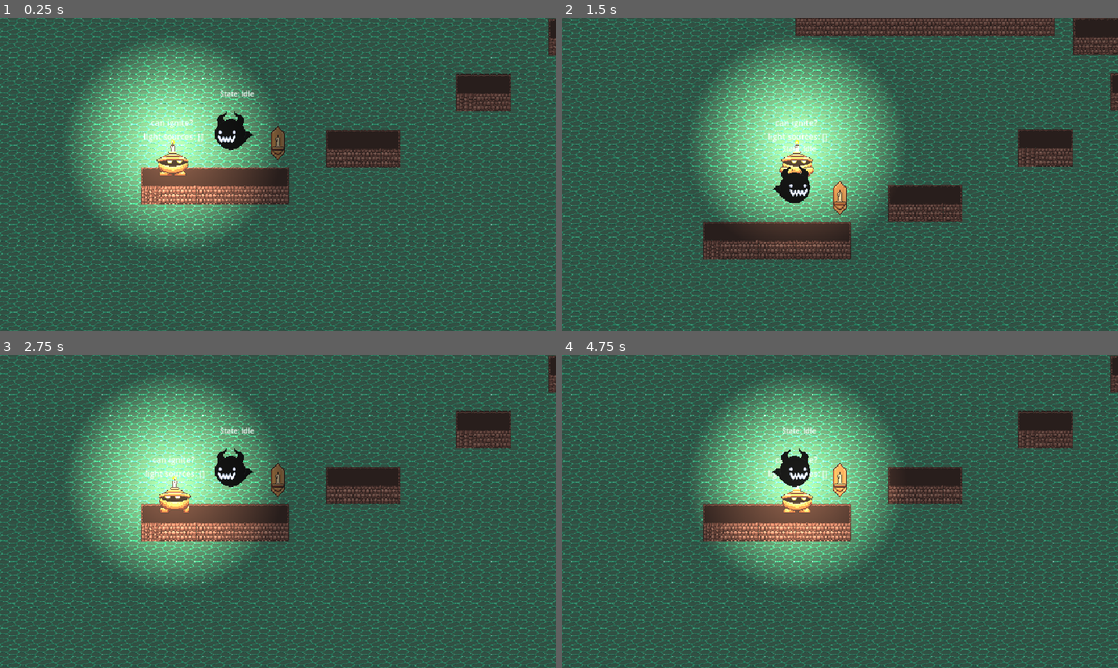
Above: before the commit, frames 1-4 (two rows, left to right).
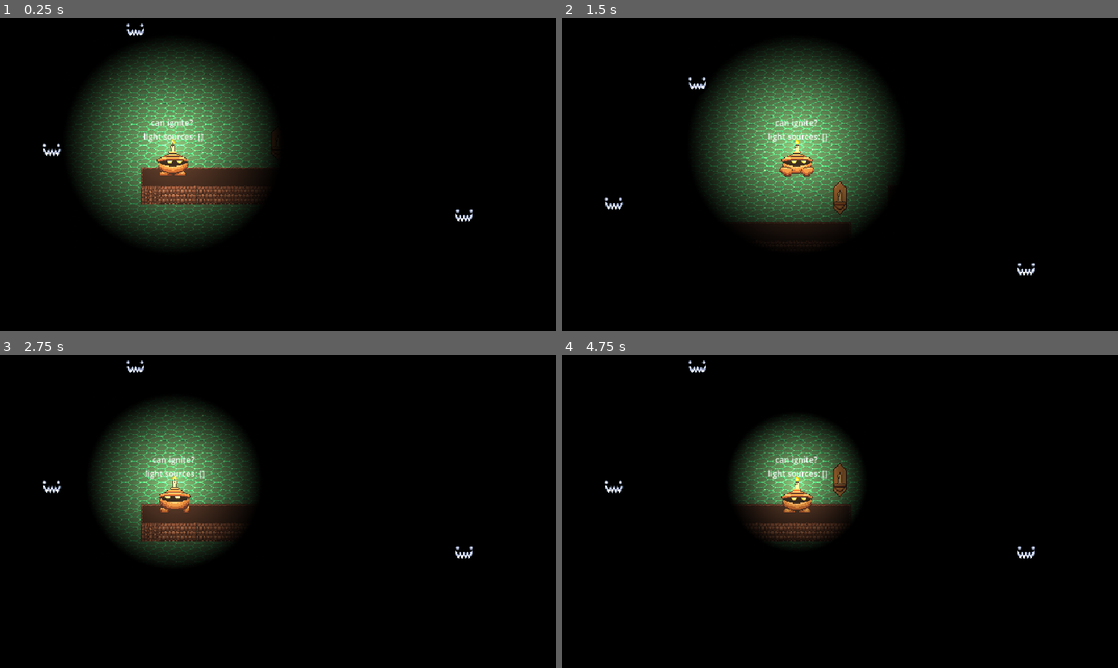
Above: after the commit, the same moments.

Repository: Clique33/Indie-Game-Clinic-2026
Game: Godot game, scene res://tests/test.tscn
The game is run twice, just before and just after one commit, with the same random seed, the same clock (stepped at 60 frames per second) and the same inputs.
Inputs (mouse positions are in pixels of both pictures, inside the frame that each line leads up to):
- Up to frame 1 (0.25 s): no input
- Up to frame 2 (1.5 s): tap Enter (turn_on) at 0.5, 0.6 s; move the mouse to (962, 158) at 0.52 s; hold D (walk_right) 0.53-1.25 s; click (962, 158) at 0.67 s; tap Space (jump) at 0.77 s; drag from (728, 190) to (795, 143) at 1.27 s
- Up to frame 3 (2.75 s): move the mouse to (333, 442) at 2.02 s; hold A (walk_left) from 2.03 s (still down); tap Enter (turn_on) at 2.1 s
- Up to frame 4 (4.75 s): release A (walk_left) at 2.75 s; drag from (812, 574) to (734, 480) at 2.77 s; move the mouse to (1006, 558) at 3.52 s; hold D (walk_right) 3.53-4.25 s; tap Delete at 3.6 s; tap Space (jump) at 3.77 s; tap Enter (turn_on) at 3.8 s; drag from (673, 464) to (795, 545) at 4.27 s

The runs differ from the first frame. In frame 1, 100% of the frame differs, in the area x 0-100%, y 0-100%; in frame 2, 100%; in frame 3, 100%; in frame 4, 100%.

Commit message:
enemy attacks. added new animations

Diff:
--- a/indie-game-clinic-2026/entities/enemies/enemy.gd
+++ b/indie-game-clinic-2026/entities/enemies/enemy.gd
@@ -13,9 +13,12 @@
 
 
 @export var player : Player
+@export_category("Speeds")
 @export var back_to_idle_speed : float = 200
-@export var attack_speed : float = 200
+@export var attack_speed : float = 400
 @export var run_away_speed : float = 200
+@export var stalk_speed : float = 200
+@export var stalk_distance : float = 100
 
 
 var initial_position : Vector2
@@ -57,6 +60,10 @@
 				) < 90
 
 
+func player_is_vulnerable() -> void:
+	state_machine_player.set_trigger("player_is_vulnerable")
+
+
 func run_away_from(danger : Lamp) -> void:
 	state_machine_player.set_trigger("light_within_range")
 	direction_vector = danger.global_position.direction_to(global_position)
@@ -65,6 +72,21 @@
 
 func stop_running_away_from(_danger : Lamp) -> void:
 	state_machine_player.set_trigger("light_out_of_range")
+
+
+func attack_player() -> void:
+	direction_vector = global_position.direction_to(player.global_position)
+	current_speed = attack_speed
+	print("atacking")
+
+
+func stalk_player() -> void:
+	state_machine_player.set_trigger("player_is_dimming")
+
+
+func stop_movement() -> void:
+	current_speed = 0
+	direction_vector = Vector2.ZERO
 
 
 func look_to(right : bool) -> void:
@@ -82,3 +104,4 @@
 func _on_hit_box_body_entered(body: Node2D) -> void:
 	if body is Player:
 		killed_player.emit()
+		state_machine_player.set_trigger("player_is_dead")
--- a/indie-game-clinic-2026/entities/enemies/enemy.tscn
+++ b/indie-game-clinic-2026/entities/enemies/enemy.tscn
@@ -175,12 +175,12 @@
 radius = 25.019993
 
 [sub_resource type="CircleShape2D" id="CircleShape2D_msovg"]
-radius = 6.0
+radius = 2.236068
 
 [sub_resource type="Resource" id="Resource_nrfwl"]
 script = ExtResource("6_sb13e")
 name = "Entry"
-metadata/graph_offset = Vector2(461, 222.5)
+metadata/graph_offset = Vector2(221, 302.5)
 
 [sub_resource type="Resource" id="Resource_5xow2"]
 script = ExtResource("6_sb13e")
@@ -190,18 +190,13 @@
 [sub_resource type="Resource" id="Resource_xmuku"]
 script = ExtResource("6_sb13e")
 name = "RunningAway"
-metadata/graph_offset = Vector2(683, 142.5)
+metadata/graph_offset = Vector2(883, 102.5)
 
 [sub_resource type="Resource" id="Resource_2ggct"]
 script = ExtResource("6_sb13e")
 name = "Attacking"
 metadata/graph_offset = Vector2(697.5, 302.5)
 
-[sub_resource type="Resource" id="Resource_wy1il"]
-script = ExtResource("6_sb13e")
-name = "KeepingDistance"
-metadata/graph_offset = Vector2(433.5, 302.5)
-
 [sub_resource type="Resource" id="Resource_53k0f"]
 script = ExtResource("6_sb13e")
 name = "GoingBackToIdle"
@@ -212,6 +207,16 @@
 name = "PlayerBecameVulnerable"
 metadata/graph_offset = Vector2(147.5, 142.5)
 
+[sub_resource type="Resource" id="Resource_wy1il"]
+script = ExtResource("6_sb13e")
+name = "Stalking"
+metadata/graph_offset = Vector2(461, 302.5)
+
+[sub_resource type="Resource" id="Resource_pbvo2"]
+script = ExtResource("6_sb13e")
+name = "PlayerDead"
+metadata/graph_offset = Vector2(907.5, 302.5)
+
 [sub_resource type="Resource" id="Resource_u01qb"]
 script = ExtResource("7_3udgd")
 from = "Entry"
@@ -241,6 +246,18 @@
 "player_is_dimming": SubResource("Resource_56i32")
 }
 
+[sub_resource type="Resource" id="Resource_rag6w"]
+script = ExtResource("8_vabdn")
+name = "player_is_vulnerable"
+
+[sub_resource type="Resource" id="Resource_tqj2o"]
+script = ExtResource("7_3udgd")
+from = "Idle"
+to = "Attacking"
+conditions = {
+"player_is_vulnerable": SubResource("Resource_rag6w")
+}
+
 [sub_resource type="Resource" id="Resource_ku6gj"]
 script = ExtResource("8_vabdn")
 name = "light_out_of_range"
@@ -289,46 +306,10 @@
 "light_within_range": SubResource("Resource_712qu")
 }
 
-[sub_resource type="Resource" id="Resource_rag6w"]
-script = ExtResource("8_vabdn")
-name = "player_is_vulnerable"
-
-[sub_resource type="Resource" id="Resource_ftsks"]
-script = ExtResource("7_3udgd")
-from = "KeepingDistance"
-to = "Attacking"
-conditions = {
-"player_is_vulnerable": SubResource("Resource_rag6w")
-}
-
-[sub_resource type="Resource" id="Resource_dec5i"]
-script = ExtResource("8_vabdn")
-name = "light_within_range"
-
-[sub_resource type="Resource" id="Resource_0j0it"]
-script = ExtResource("7_3udgd")
-from = "KeepingDistance"
-to = "RunningAway"
-conditions = {
-"light_within_range": SubResource("Resource_dec5i")
-}
-
 [sub_resource type="Resource" id="Resource_lmmiu"]
 script = ExtResource("7_3udgd")
 from = "PlayerBecameVulnerable"
-to = "KeepingDistance"
-
-[sub_resource type="Resource" id="Resource_vkm0h"]
-script = ExtResource("8_vabdn")
-name = "player_is_dimming"
-
-[sub_resource type="Resource" id="Resource_llg7d"]
-script = ExtResource("7_3udgd")
-from = "Attacking"
-to = "KeepingDistance"
-conditions = {
-"player_is_dimming": SubResource("Resource_vkm0h")
-}
+to = "Stalking"
 
 [sub_resource type="Resource" id="Resource_nkaw1"]
 script = ExtResource("8_vabdn")
@@ -340,6 +321,54 @@
 to = "RunningAway"
 conditions = {
 "light_within_range": SubResource("Resource_nkaw1")
+}
+
+[sub_resource type="Resource" id="Resource_vkm0h"]
+script = ExtResource("8_vabdn")
+name = "player_is_dimming"
+
+[sub_resource type="Resource" id="Resource_llg7d"]
+script = ExtResource("7_3udgd")
+from = "Attacking"
+to = "Stalking"
+conditions = {
+"player_is_dimming": SubResource("Resource_vkm0h")
+}
+
+[sub_resource type="Resource" id="Resource_5ltra"]
+script = ExtResource("8_vabdn")
+name = "player_is_dead"
+
+[sub_resource type="Resource" id="Resource_t287r"]
+script = ExtResource("7_3udgd")
+from = "Attacking"
+to = "PlayerDead"
+conditions = {
+"player_is_dead": SubResource("Resource_5ltra")
+}
+
+[sub_resource type="Resource" id="Resource_atxrh"]
+script = ExtResource("8_vabdn")
+name = "player_is_vulnerable"
+
+[sub_resource type="Resource" id="Resource_ftsks"]
+script = ExtResource("7_3udgd")
+from = "Stalking"
+to = "Attacking"
+conditions = {
+"player_is_vulnerable": SubResource("Resource_atxrh")
+}
+
+[sub_resource type="Resource" id="Resource_dec5i"]
+script = ExtResource("8_vabdn")
+name = "light_within_range"
+
+[sub_resource type="Resource" id="Resource_0j0it"]
+script = ExtResource("7_3udgd")
+from = "Stalking"
+to = "RunningAway"
+conditions = {
+"light_within_range": SubResource("Resource_dec5i")
 }
 
 [sub_resource type="Resource" id="Resource_2k7wq"]
@@ -349,14 +378,16 @@
 "Entry": SubResource("Resource_nrfwl"),
 "GoingBackToIdle": SubResource("Resource_53k0f"),
 "Idle": SubResource("Resource_5xow2"),
-"KeepingDistance": SubResource("Resource_wy1il"),
 "PlayerBecameVulnerable": SubResource("Resource_gj3y3"),
-"RunningAway": SubResource("Resource_xmuku")
+"PlayerDead": SubResource("Resource_pbvo2"),
+"RunningAway": SubResource("Resource_xmuku"),
+"Stalking": SubResource("Resource_wy1il")
 }
 transitions = {
 "Attacking": {
-"KeepingDistance": SubResource("Resource_llg7d"),
-"RunningAway": SubResource("Resource_6fcqh")
+"PlayerDead": SubResource("Resource_t287r"),
+"RunningAway": SubResource("Resource_6fcqh"),
+"Stalking": SubResource("Resource_llg7d")
 },
 "Entry": {
 "Idle": SubResource("Resource_u01qb")
@@ -367,18 +398,19 @@
 "RunningAway": SubResource("Resource_6ak4d")
 },
 "Idle": {
+"Attacking": SubResource("Resource_tqj2o"),
 "PlayerBecameVulnerable": SubResource("Resource_sb13e"),
 "RunningAway": SubResource("Resource_bjdlj")
 },
-"KeepingDistance": {
-"Attacking": SubResource("Resource_ftsks"),
-"RunningAway": SubResource("Resource_0j0it")
-},
 "PlayerBecameVulnerable": {
-"KeepingDistance": SubResource("Resource_lmmiu")
+"Stalking": SubResource("Resource_lmmiu")
 },
 "RunningAway": {
 "GoingBackToIdle": SubResource("Resource_8edke")
+},
+"Stalking": {
+"Attacking": SubResource("Resource_ftsks"),
+"RunningAway": SubResource("Resource_0j0it")
 }
 }
 
--- a/indie-game-clinic-2026/entities/enemies/state_machines/state_machine_manager.gd
+++ b/indie-game-clinic-2026/entities/enemies/state_machines/state_machine_manager.gd
@@ -14,6 +14,8 @@
 		"GoingBackToIdle":
 			parent.direction_vector = parent.global_position.direction_to(parent.initial_position)
 			parent.current_speed = parent.back_to_idle_speed
+		"PlayerDead":
+			parent.player.died()
 
 
 func _on_state_machine_player_updated(state: Variant, _delta: Variant) -> void:
@@ -23,3 +25,13 @@
 				parent.global_position = parent.initial_position
 				parent.direction_vector = Vector2.ZERO
 				state_machine_player.set_trigger("back_to_initial_pos")
+
+		"Attacking":
+			parent.attack_player()
+
+		"PlayerDead":
+			if abs(parent.player.global_position.distance_to(parent.global_position)) > 10:
+				print("state machine")
+				parent.attack_player()
+			else:
+				parent.stop_movement()
--- a/indie-game-clinic-2026/entities/flame.gd
+++ b/indie-game-clinic-2026/entities/flame.gd
@@ -8,7 +8,7 @@
 		intensity = value
 		if flame_light:
 			flame_light.energy = value
-@export var light_radius_scale : float = 1:
+@export var light_radius_scale : float = 1.5:
 	set(value):
 		light_radius_scale = value
 		if flame_light:
@@ -31,6 +31,7 @@
 
 func _ready() -> void:
 	flame_light.energy = intensity
+	flame_light.texture_scale = light_radius_scale
 	if get_parent() is Player:
 		is_attached = true
 		flame_sprite.visible = false
--- a/indie-game-clinic-2026/entities/lamps/fully_dim_light.gd
+++ b/indie-game-clinic-2026/entities/lamps/fully_dim_light.gd
@@ -2,5 +2,28 @@
 class_name LightDimmer
 
 
+signal percentage_passed(current_percentage : float)
+
+
+@export_range(0.01,1.0,0.01) var percentage_to_signal : float = 0.1
+
+
+var _last_percentage_hit : float = 1
+
+
+func _ready() -> void:
+	one_shot = true
+
+
+func _process(_delta: float) -> void:
+	if get_percentage_passed() >= _last_percentage_hit*percentage_to_signal:
+		percentage_passed.emit(_last_percentage_hit*percentage_to_signal)
+		_last_percentage_hit += 1
+
+
 func get_percentage_till_finished() -> float:
 	return time_left/wait_time
+
+
+func get_percentage_passed() -> float:
+	return 1 - (time_left/wait_time)
--- a/indie-game-clinic-2026/entities/lamps/lamp.tscn
+++ b/indie-game-clinic-2026/entities/lamps/lamp.tscn
@@ -206,11 +206,9 @@
 color = Color(1, 0.92266667, 0.71000004, 1)
 energy = 0.0
 texture = ExtResource("2_0y5yf")
-texture_scale = 0.75
 
 [node name="LightDimmer" type="Timer" parent="." unique_id=998509370]
 wait_time = 5.0
-one_shot = true
 script = ExtResource("7_skrkg")
 
 [node name="SoundEffects" type="Node" parent="." unique_id=233126082]
--- a/indie-game-clinic-2026/entities/player/player.gd
+++ b/indie-game-clinic-2026/entities/player/player.gd
@@ -2,10 +2,25 @@
 class_name Player
 
 
-var flame_sprite: Flame
-var light_sources_in_range : Array[Lamp] = []
+signal player_is_vulnerable
+signal player_is_dimming
 
 
+@export var time_to_fully_dim : float = 15
+
+
+var flame_sprite: Flame:
+	set(value):
+		flame_sprite = value
+		if not flame_sprite:
+			vulnerable_light.visible = true
+		else:
+			vulnerable_light.visible = false
+var light_sources_in_range : Array[Lamp] = []
+var _is_dead : bool = false
+
+
+@onready var vulnerable_light: PointLight2D = $VulnerableLight
 @onready var base_sprite: AnimatedSprite2D = $BaseSprite
 @onready var movement_component: MovementComponent = $MovementComponent
 @onready var flame_spawner_component: FlameSpawnerComponent = $FlameSpawnerComponent
@@ -14,20 +29,33 @@
 @onready var footsteps_player: AudioStreamPlayer2D = $SfxPlayers/FootstepsPlayer
 @onready var jump_player: AudioStreamPlayer2D = $SfxPlayers/JumpPlayer
 @onready var land_player: AudioStreamPlayer2D = $SfxPlayers/LandPlayer
+@onready var light_dimmer: LightDimmer = $LightDimmer
 
 
 func _ready() -> void:
 	if has_node("FlameSprite"):
 		flame_sprite = get_node("FlameSprite")
 	else:
-		flame_sprite = flame_spawner_component.spawn_flame(0.5,Color.WHITE)
+		flame_sprite = flame_spawner_component.spawn_flame(1.5,Color.WHITE)
+		if flame_sprite:
+			light_dimmer.start(time_to_fully_dim)
 
 
 func _physics_process(_delta: float) -> void:
+	if _is_dead:
+		return
 	handle_light_lamps()
 	handle_shoot_flame()
 	handle_spawn_flame()
+	if not flame_sprite:
+		player_is_vulnerable.emit()
 
+
+func died():
+	_is_dead = true
+	movement_component.enabled = false
+	await get_tree().create_timer(3).timeout
+	get_tree().reload_current_scene()
 
 func handle_light_lamps() -> void:
 	if light_sources_in_range.is_empty():
@@ -54,7 +82,9 @@
 	if Input.is_action_just_released("turn_on"):
 		if not are_there_any_light_sources_lit():
 			return
-		flame_sprite = flame_spawner_component.spawn_flame(0.5)
+		flame_sprite = flame_spawner_component.spawn_flame(1.5)
+		if flame_sprite:
+			light_dimmer.start(time_to_fully_dim)
 
 
 func are_there_any_light_sources_lit() -> bool:
@@ -110,3 +140,16 @@
 			match base_sprite.frame:
 				2,7:
 					footsteps_player.play()
+
+
+func _on_light_dimmer_timeout() -> void:
+	flame_sprite.queue_free()
+	flame_sprite = null
+
+
+func _on_light_dimmer_percentage_passed(current_percentage: float) -> void:
+	if not flame_sprite:
+		return
+	if current_percentage > 0.5:
+		player_is_dimming.emit()
+	flame_sprite.light_radius_scale *= (1-light_dimmer.percentage_to_signal)
--- a/indie-game-clinic-2026/entities/player/player.tscn
+++ b/indie-game-clinic-2026/entities/player/player.tscn
@@ -1,6 +1,7 @@
 [gd_scene format=3 uid="uid://bmebh8syonlju"]
 
 [ext_resource type="Script" uid="uid://3kdqoyoxpkxw" path="res://entities/player/player.gd" id="1_4flbx"]
+[ext_resource type="Script" uid="uid://e4l1vg2cslja" path="res://entities/lamps/fully_dim_light.gd" id="2_7thud"]
 [ext_resource type="PackedScene" uid="uid://cwcjmyhf5cm3f" path="res://systems/components/movement/movement_component.tscn" id="2_qiwj3"]
 [ext_resource type="Texture2D" uid="uid://bmy1gsdo3w68s" path="res://assets/art/player/idle.png" id="4_fkugw"]
 [ext_resource type="Texture2D" uid="uid://dn8ot1ewfygaj" path="res://assets/art/player/jump.png" id="5_8fjmc"]
@@ -10,6 +11,7 @@
 [ext_resource type="AudioStream" uid="uid://d248ns60a2hvr" path="res://assets/sfx/gabriel/steps.wav" id="8_26q78"]
 [ext_resource type="AudioStream" uid="uid://cu01gjucxuj3g" path="res://assets/sfx/gabriel/jump.wav" id="9_bectd"]
 [ext_resource type="AudioStream" uid="uid://bdb84q7sy1lng" path="res://assets/sfx/gabriel/land.wav" id="10_wvtmh"]
+[ext_resource type="Texture2D" uid="uid://b0gsv0wcf37ir" path="res://assets/neutral_point_light.webp" id="12_a1qjk"]
 
 [sub_resource type="AtlasTexture" id="AtlasTexture_eyb6c"]
 atlas = ExtResource("6_8fjmc")
@@ -221,6 +223,11 @@
 [node name="Player" type="CharacterBody2D" unique_id=1459404749]
 z_index = 2
 script = ExtResource("1_4flbx")
+
+[node name="LightDimmer" type="Timer" parent="." unique_id=40296860]
+script = ExtResource("2_7thud")
+percentage_to_signal = 0.2
+metadata/_custom_type_script = "uid://e4l1vg2cslja"
 
 [node name="MovementComponent" parent="." unique_id=1526532134 instance=ExtResource("2_qiwj3")]
 
@@ -307,6 +314,14 @@
 volume_db = 10.0
 pitch_scale = 0.5
 
+[node name="VulnerableLight" type="PointLight2D" parent="." unique_id=1678073926]
+visible = false
+position = Vector2(0, -19)
+texture = ExtResource("12_a1qjk")
+texture_scale = 0.3
+
+[connection signal="percentage_passed" from="LightDimmer" to="." method="_on_light_dimmer_percentage_passed"]
+[connection signal="timeout" from="LightDimmer" to="." method="_on_light_dimmer_timeout"]
 [connection signal="changed_facing" from="MovementComponent" to="." method="_on_movement_component_changed_facing"]
 [connection signal="changed_state" from="MovementComponent" to="." method="_on_movement_component_changed_state"]
 [connection signal="landed" from="MovementComponent" to="." method="_on_landed"]
--- a/indie-game-clinic-2026/systems/components/flame_spawner_component.gd
+++ b/indie-game-clinic-2026/systems/components/flame_spawner_component.gd
@@ -1,5 +1,6 @@
 extends Component
 class_name FlameSpawnerComponent
+
 
 @export var parent_node : Node
 @export var spawn_at_position : Marker2D
--- a/indie-game-clinic-2026/systems/components/movement/movement_component.gd
+++ b/indie-game-clinic-2026/systems/components/movement/movement_component.gd
@@ -10,6 +10,7 @@
 signal landed
 
 
+@export var enabled : bool = true
 @export var speed : float = 150.0
 @export var jump_velocity : float = -500
 
@@ -24,6 +25,8 @@
 
 
 func _physics_process(delta: float) -> void:
+	if not enabled:
+		return
 	handle_gravity(delta)
 	handle_jump()
 	handle_walk()
--- a/indie-game-clinic-2026/tests/enemies.gd
+++ b/indie-game-clinic-2026/tests/enemies.gd
@@ -1,9 +1,15 @@
 extends Node2D
 
 
+@export var player : Player
 
-# Called every frame. 'delta' is the elapsed time since the previous frame.
-func connect_lamps_to_enemies(lamps_parent : Node2D) -> void:
-	for enemy in get_children():
-		for lamp in lamps_parent.get_children():
-			pass
+
+func _ready() -> void:
+	if player:
+		connect_lamps_to_enemies()
+
+
+func connect_lamps_to_enemies() -> void:
+	for enemy : Enemy in get_children():
+		player.player_is_vulnerable.connect(enemy.player_is_vulnerable)
+		player.player_is_dimming.connect(enemy.stalk_player)
--- a/indie-game-clinic-2026/tests/test.gd
+++ b/indie-game-clinic-2026/tests/test.gd
@@ -2,8 +2,4 @@
 
 
 @onready var enemies: Node2D = $Enemies
-@onready var lamps: Node2D = $Lamps
-
-
-func _ready() -> void:
-	enemies.connect_lamps_to_enemies(lamps)
+@onready var player: Player = $Player
--- a/indie-game-clinic-2026/tests/test.tscn
+++ b/indie-game-clinic-2026/tests/test.tscn
@@ -17,6 +17,7 @@
 
 [node name="Player" parent="." unique_id=1459404749 instance=ExtResource("1_yggfj")]
 position = Vector2(48.802, 623.529)
+time_to_fully_dim = 8.0
 
 [node name="Camera2D" type="Camera2D" parent="Player" unique_id=326535728]
 limit_left = -250
@@ -25,19 +26,49 @@
 drag_horizontal_enabled = true
 drag_horizontal_offset = 0.1
 
-[node name="Enemies" type="Node2D" parent="." unique_id=821393978]
+[node name="Enemies" type="Node2D" parent="." unique_id=821393978 node_paths=PackedStringArray("player")]
 script = ExtResource("4_mm0ke")
+player = NodePath("../Player")
 
 [node name="Enemy" parent="Enemies" unique_id=785337415 node_paths=PackedStringArray("player") instance=ExtResource("5_uofsi")]
 z_index = 3
-position = Vector2(150.0127, 568.4103)
+position = Vector2(-24.294312, 384.24365)
+player = NodePath("../../Player")
+
+[node name="Enemy2" parent="Enemies" unique_id=109796140 node_paths=PackedStringArray("player") instance=ExtResource("5_uofsi")]
+z_index = 3
+position = Vector2(-278.50714, 142.5846)
+player = NodePath("../../Player")
+
+[node name="Enemy3" parent="Enemies" unique_id=997050176 node_paths=PackedStringArray("player") instance=ExtResource("5_uofsi")]
+z_index = 3
+position = Vector2(559.4535, 704.36346)
+player = NodePath("../../Player")
+
+[node name="Enemy4" parent="Enemies" unique_id=596672549 node_paths=PackedStringArray("player") instance=ExtResource("5_uofsi")]
+z_index = 3
+position = Vector2(854.4658, 39.01648)
+player = NodePath("../../Player")
+
+[node name="Enemy5" parent="Enemies" unique_id=1270422149 node_paths=PackedStringArray("player") instance=ExtResource("5_uofsi")]
+z_index = 3
+position = Vector2(211.08789, 164.55365)
+player = NodePath("../../Player")
+
+[node name="Enemy6" parent="Enemies" unique_id=1402066924 node_paths=PackedStringArray("player") instance=ExtResource("5_uofsi")]
+z_index = 3
+position = Vector2(-168.66211, 591.37994)
+player = NodePath("../../Player")
+
+[node name="Enemy7" parent="Enemies" unique_id=1461293684 node_paths=PackedStringArray("player") instance=ExtResource("5_uofsi")]
+z_index = 3
+position = Vector2(35.335815, -26.890564)
 player = NodePath("../../Player")
 
 [node name="DirectionalLight2D" type="DirectionalLight2D" parent="." unique_id=2140322039]
 energy = 0.0
 
 [node name="CanvasModulate" type="CanvasModulate" parent="." unique_id=78310192]
-visible = false
 color = Color(0, 0, 0, 1)
 
 [node name="Bonfire" parent="." unique_id=956425402 instance=ExtResource("4_ry45r")]
Not shown, added: libresprite_docs/Tile64.ase
Not shown, added: libresprite_docs/bola de fogo.ase
Not shown, added: libresprite_docs/bonfire apagada.ase
Not shown, added: libresprite_docs/vela apagada.ase
